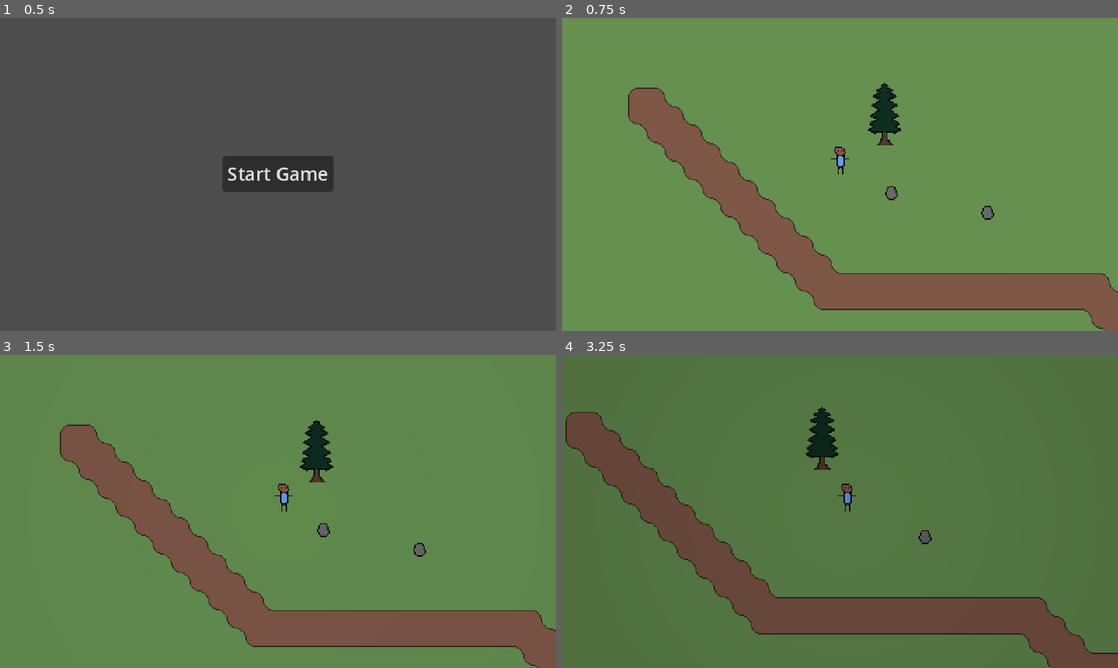
Above: before the commit, frames 1-4 (two rows, left to right).
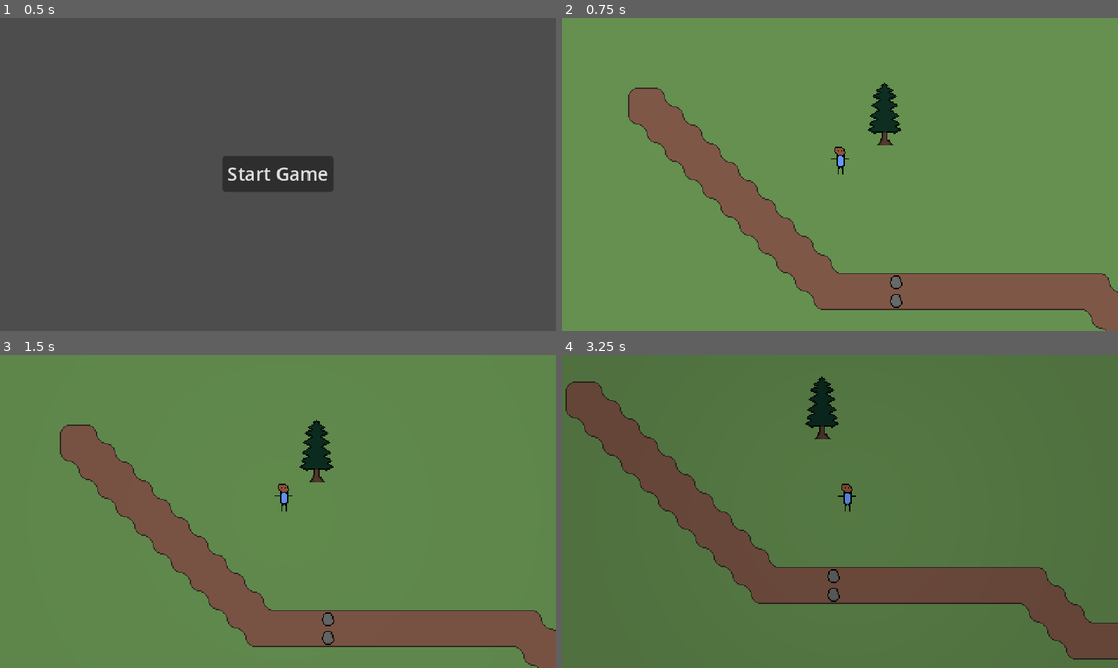
Above: after the commit, the same moments.

Repository: StormLight14/nightfall-mirror
Game: Godot game, scene res://menus/main/main_menu.tscn
Two runs of this game, one before a commit and one after it. Both use one fixed random seed, a clock stepped at 60 frames per second and the inputs below.
Inputs:
- Up to frame 1 (0.5 s): no input
- Up to frame 2 (0.75 s): click "Start Game" at 0.5 s
- Up to frame 3 (1.5 s): tap Enter at 1.25 s; hold D (right) from 1.28 s (still down); tap E (interact) at 1.35 s
- Up to frame 4 (3.25 s): release D (right) at 2.03 s; hold S (down) 2.03-2.78 s; tap R (rotate_sun) at 2.1 s; tap E (interact) at 2.75 s; hold D (right) from 2.78 s (still down); tap N (turn_day) at 2.85 s

Frame 1 is identical in both runs. In frame 2, 0.3% of the frame differs, in the area x 58-78%, y 53-93%; in frame 3, 0.3%; in frame 4, 21%, in the area x 0-100%, y 6-100%.

Commit message:
mostly handle overlapping pickupables

Diff:
--- a/entities/player/player.gd
+++ b/entities/player/player.gd
@@ -25,10 +25,14 @@
 		else:
 			print("WARNING: attempted to pick up null object")
 
+
 func _on_pickup_area_area_entered(area: Area2D) -> void:
 	var hint := area.get_parent().get_node("Hint")
 	if hint && Settings.show_hints:
 		hint.visible = true
+
+	if pickupable_object:
+		pickupable_object.get_node("Hint").visible = false # hide old object's hint
 
 	pickupable_object = area.get_parent()
 	pickupable_item_id = area.item_id
@@ -38,5 +42,7 @@
 	if hint:
 		hint.visible = false
 
-	pickupable_object = null
-	pickupable_item_id = null
+	if pickupable_object == area.get_parent():
+		pickupable_object = null
+	if pickupable_item_id == area.item_id:
+		pickupable_item_id = null
--- a/entities/player/player.tscn
+++ b/entities/player/player.tscn
@@ -48,6 +48,7 @@
 shape = SubResource("CapsuleShape2D_ewl3r")
 
 [node name="PickupArea" type="Area2D" parent="."]
+unique_name_in_owner = true
 collision_layer = 64
 collision_mask = 32
 
--- a/scenes/main/island.tscn
+++ b/scenes/main/island.tscn
@@ -326,10 +326,10 @@
 position = Vector2(46, -14)
 
 [node name="Rock" parent="Objects" instance=ExtResource("5_l7ouf")]
-position = Vector2(52, 27)
+position = Vector2(56, 104)
 
 [node name="Rock2" parent="Objects" instance=ExtResource("5_l7ouf")]
-position = Vector2(135, 44)
+position = Vector2(56, 120)
 
 [node name="AnimationPlayer" type="AnimationPlayer" parent="."]
 unique_name_in_owner = true
